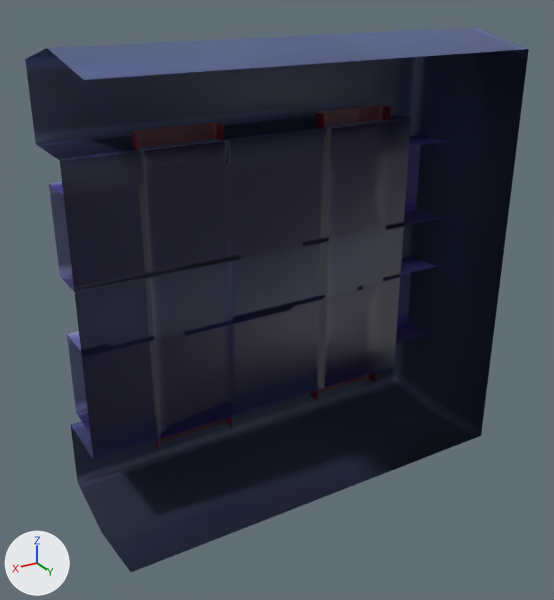
Before and after pictures for a commit that changed the FBX model Assets/Meshes/LP_LaserRailStart.fbx.
The view is the same before and after, from a 50 mm lens placed at (0.215, -0.739, 0.983), pointed at (-0.04, -1.164, 0.77). The axes (+X, +Y, +Z) are drawn at lower left. The lights are the same throughout. The older version comes first. Where no turn or scale is listed for an object, it has been applied to the vertices.

In view in the first picture: 'LP_LaserRailStart'.
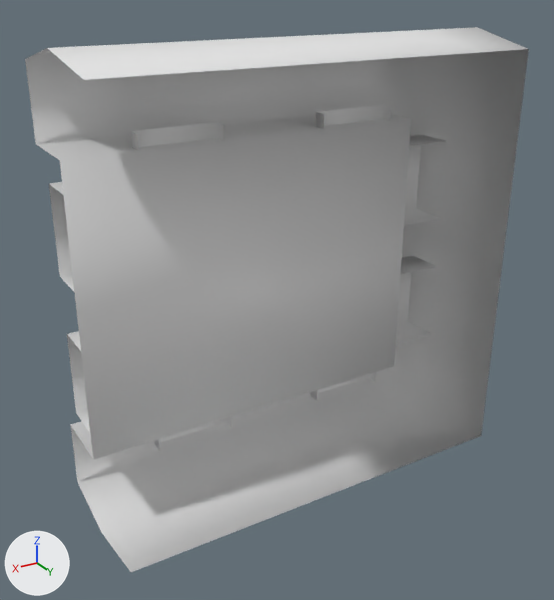
The newer file is also turned or shifted as a whole; pictures and numbers use the older file's frame.

Location of each change, (x1, y1, x2, y2) in pixels of the pictures (554 x 600 px):
'LP_LaserRailStart', recoloured (blue to white)
    both: (25, 27, 529, 572)

The change in detail:
me_plane_035 has 106 vertices, 65 faces and spans x -0.31..0.0, y -0.1..0.008, z -0.01..0.31.
me_plane_035 no longer uses material mat_material_003.
